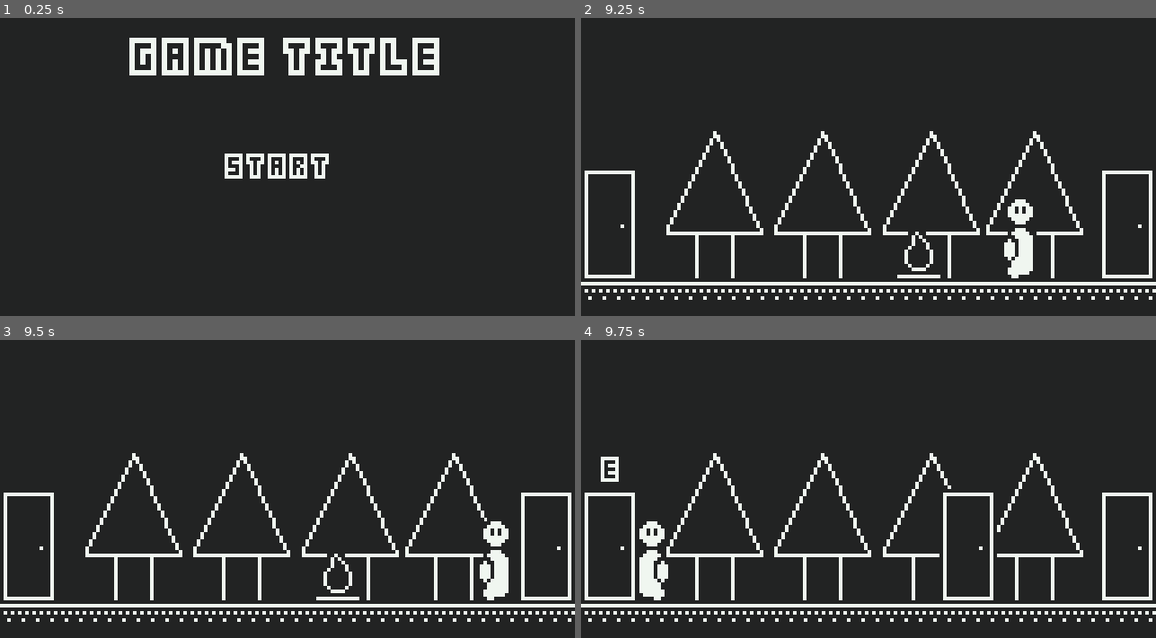
Above: before the commit, frames 1-4 (two rows, left to right).
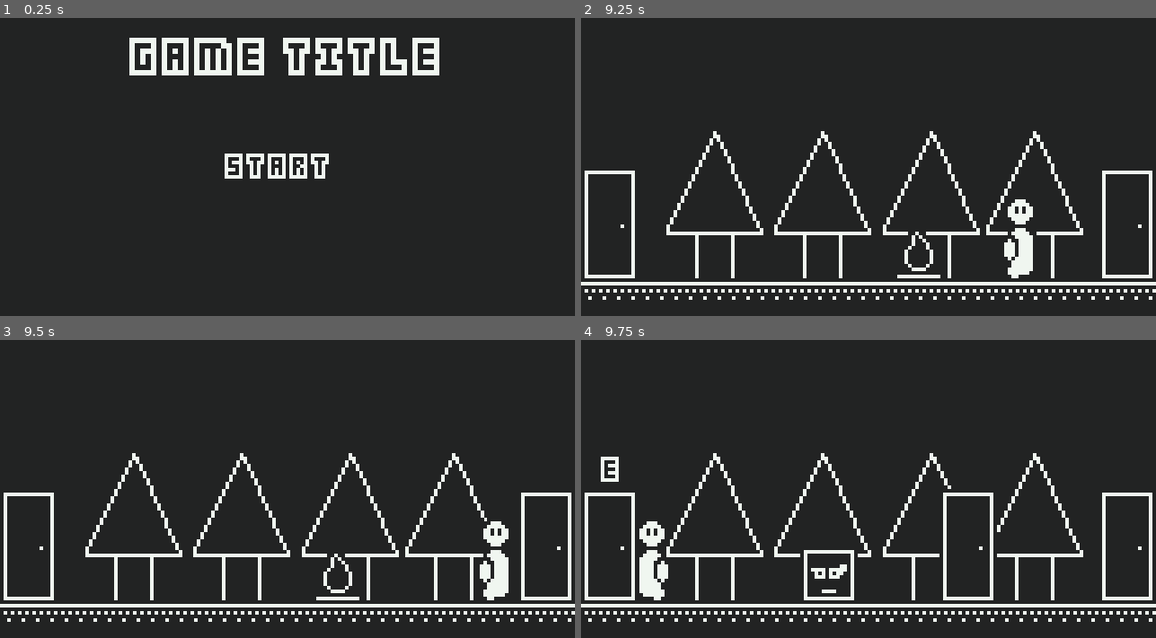
Above: after the commit, the same moments.

Repository: SolarLabyrinth/Lunariel
Game: Godot game, scene res://Scenes/MainMenu.tscn
The game is run twice, just before and just after one commit, with the same random seed, the same clock (stepped at 60 frames per second) and the same inputs.
Inputs (mouse positions are in pixels of both pictures, inside the frame that each line leads up to):
- Up to frame 1 (0.25 s): no input
- Up to frame 2 (9.25 s): click (857, 167) at 0.5 s; tap Enter (ui_accept) at 1.25, 1.52, 2, 2.27, 2.75, 3.77, 4.52, 5.75, 6.02, 7.52, 8.27, 9.02 s; move the mouse to (995, 158) at 1.27 s; hold Right (ui_right) 1.28-2.03 s; tap E (sl_interact) at 1.35, 2.85, 4.35, 6.6, 8.1 s; move the mouse to (753, 190) at 2.02 s; hold Left (ui_left) 2.03-2.78 s; click (753, 190) at 2.1 s; move the mouse to (926, 104) at 2.77 s; hold Right (ui_right) 2.78-4.28 s; move the mouse to (839, 238) at 3.52 s; click (839, 238) at 3.6 s; move the mouse to (1041, 223) at 4.27 s; hold Left (ui_left) 4.28-5 s; click "Start" at 5 s; move the mouse to (696, 125) at 5.77 s; hold Left (ui_left) 5.78-7.28 s; click (696, 125) at 5.85 s; move the mouse to (897, 172) at 6.52 s; move the mouse to (782, 92) at 7.27 s; hold Right (ui_right) from 7.28 s (still down); click (782, 92) at 7.35 s; move the mouse to (995, 158) at 8.02 s; move the mouse to (753, 190) at 8.77 s; click (753, 190) at 8.85 s
- Up to frame 3 (9.5 s): keep holding Right (ui_right)
- Up to frame 4 (9.75 s): move the mouse to (926, 426) at 9.52 s; release Right (ui_right) at 9.53 s; hold Left (ui_left) from 9.53 s (still down); tap E (sl_interact) at 9.6 s

Frames 1-3 are identical in both runs. In frame 4, 0.7% of the frame differs, in the area x 38-49%, y 70-88%.

Commit message:
hide and seek

Diff:
--- a/Resources/world_stats.gd
+++ b/Resources/world_stats.gd
@@ -18,7 +18,7 @@
 
 func reset_enemies() -> Dictionary:
     return {
-        1: false,
+        1: true,
         2: true,
         3: true,
         4: true,
--- a/Things/enemy.gd
+++ b/Things/enemy.gd
@@ -7,6 +7,8 @@
 func _ready() -> void:
 	if world_stats.enemies.get(enemy_id):
 		show()
+	else:
+		hide()
 
 func _on_area_2d_area_entered(_area: Area2D) -> void:
 	world_stats.current_enemy_id = enemy_id
